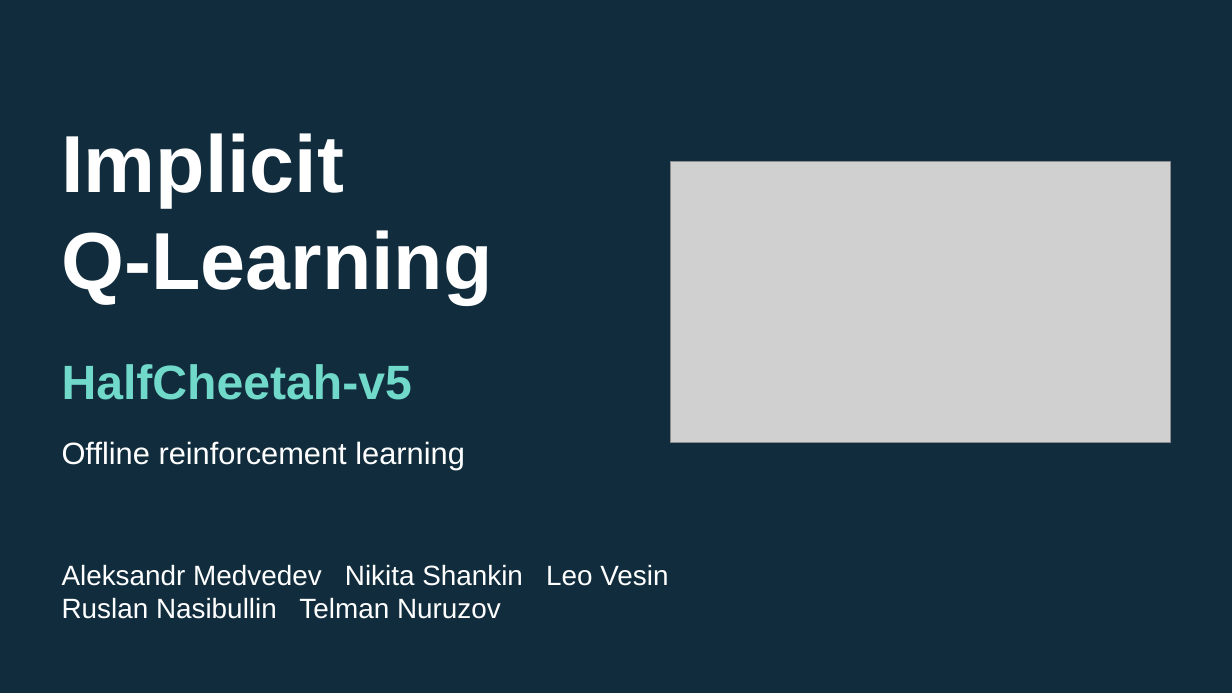
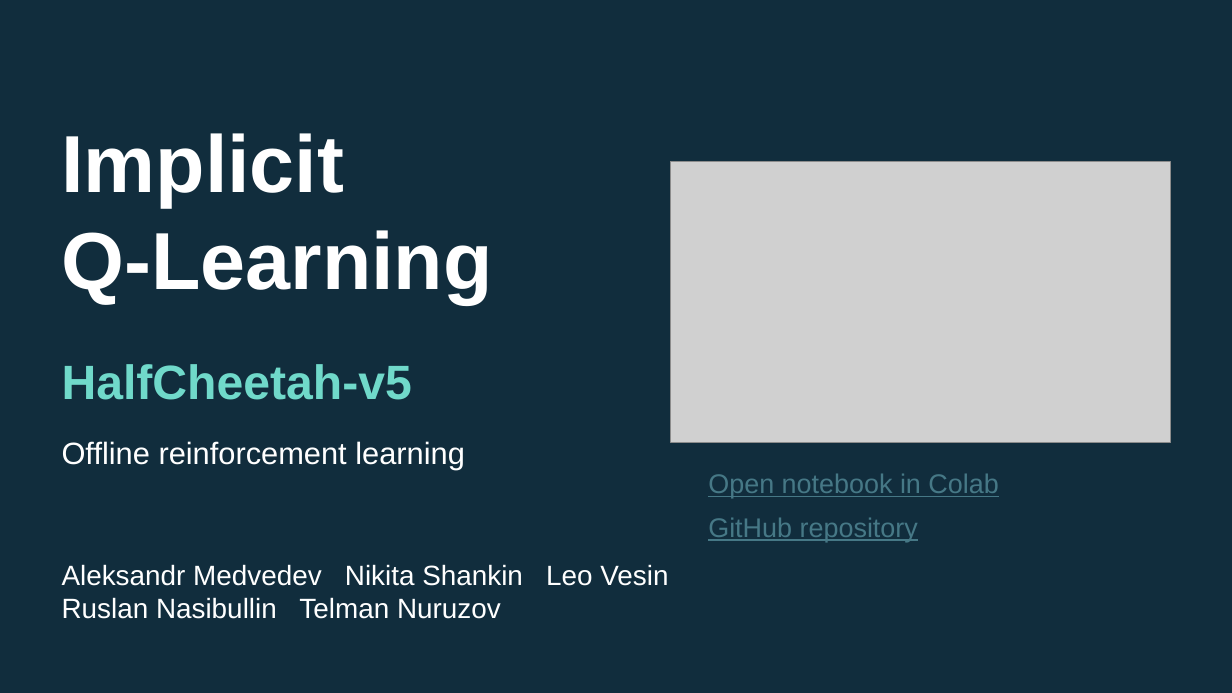
Before and after one commit to MedvAx-AI/iql-halfcheetah, a slide deck: slide 1 of docs/presentation/IQL_RL_Proposal.pptx. Drawn at 1232x693 pixels with LibreOffice and Linux fonts; fonts in the diff are those of the drawing; grey boxes stand for pictures. Boxes give left, top, right and bottom in pixels: in the first picture for what was removed or moved away, otherwise in the second. Text is boxed around its words. In the diff, an @@ line names an element or a change of style, - is before the commit and + after.

Commit message:
Add Colab and repository hyperlinks to proposal cover

```diff
--- a/docs/presentation/IQL_RL_Proposal.pptx
+++ b/docs/presentation/IQL_RL_Proposal.pptx
@@ text added at (708,474,998,498), 21 pt, text #467886, underline @@
+Open notebook in Colab
@@ text added at (708,518,918,542), 21 pt, text #467886, underline @@
+GitHub repository
```
Also in this commit, not shown: 1 other file.
